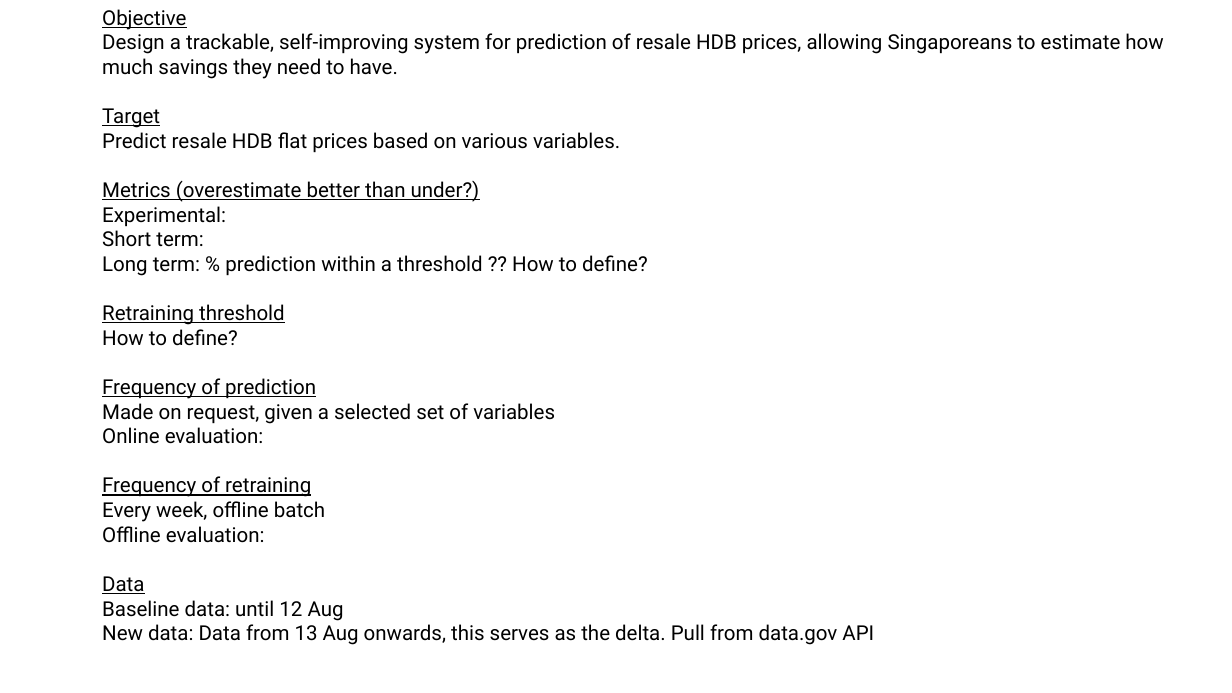
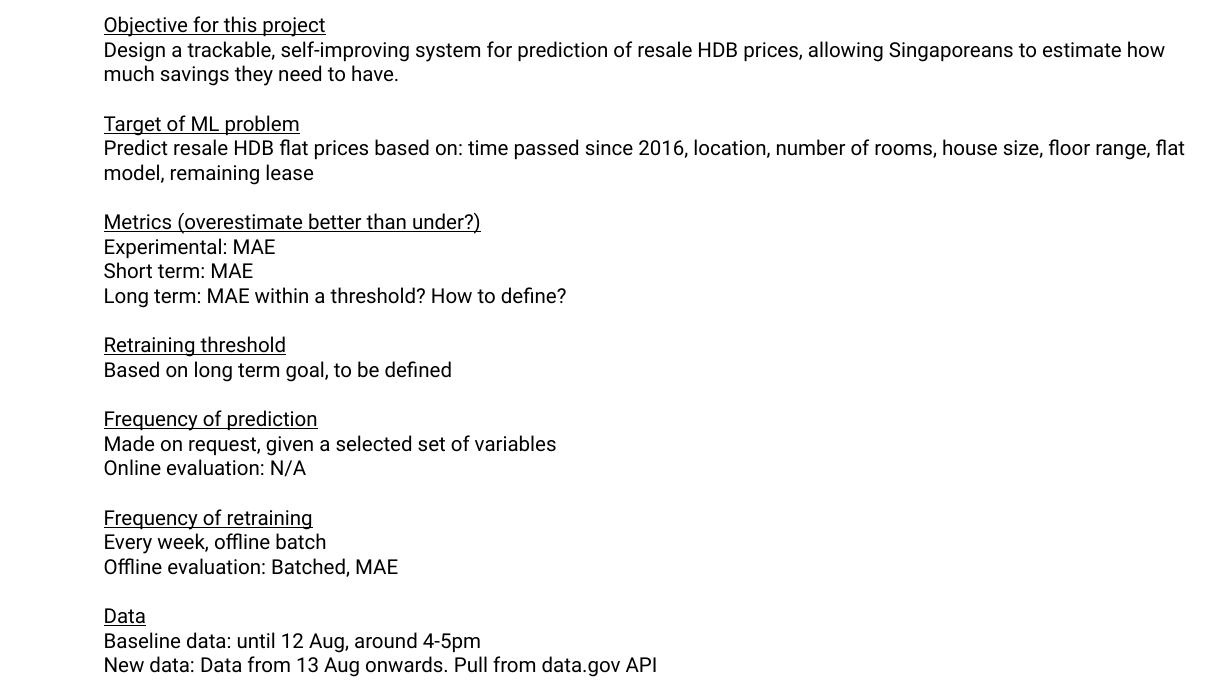
Before and after one commit to ziyu-toh/hdb-resale-prediction, a slide deck: slide 1 of docs/Architecture Overview.pptx. Drawn at 1232x693 pixels with LibreOffice and Linux fonts; fonts in the diff are those of the drawing. Boxes give left, top, right and bottom in pixels: in the first picture for what was removed or moved away, otherwise in the second. Text is boxed around its words. In the diff, an @@ line names an element or a change of style, - is before the commit and + after.

Commit message:
finished preliminary data cleaning

```diff
--- a/docs/Architecture Overview.pptx
+++ b/docs/Architecture Overview.pptx
@@ text "Objective for this project": place and size @@
-text "Objective for this project" at (102, 9, 1163, 645)
+text "Objective for this project" at (104, 16, 1185, 677)
@@ text at (104, 16, 325, 37): text changed @@
-Objective
+Objective for this project
@@ text at (104, 115, 1185, 185): text changed @@
-Target
-Predict resale HDB flat prices based on various variables.
+Target of ML problem
+Predict resale HDB flat prices based on: time passed since 2016, location, number of rooms, house size, floor range, flat model, remaining lease
@@ text at (104, 238, 567, 308): text changed @@
-Experimental:
-Short term:
-Long term: % prediction within a threshold ?? How to define?
+Experimental: MAE
+Short term: MAE
+Long term: MAE within a threshold? How to define?
@@ text at (104, 361, 452, 382): text changed @@
-How to define?
+Based on long term goal, to be defined
@@ text at (104, 459, 306, 477): text changed @@
-Online evaluation:
+Online evaluation: N/A
@@ text at (104, 558, 398, 577): text changed @@
-Offline evaluation:
+Offline evaluation: Batched, MAE
@@ text at (104, 632, 658, 677): text changed @@
-Baseline data: until 12 Aug
-New data: Data from 13 Aug onwards, this serves as the delta. Pull from data.gov API
+Baseline data: until 12 Aug, around 4-5pm
+New data: Data from 13 Aug onwards. Pull from data.gov API
```
Also in this commit, not shown: 2 slides added, 1 slide removed, 2 other files.
